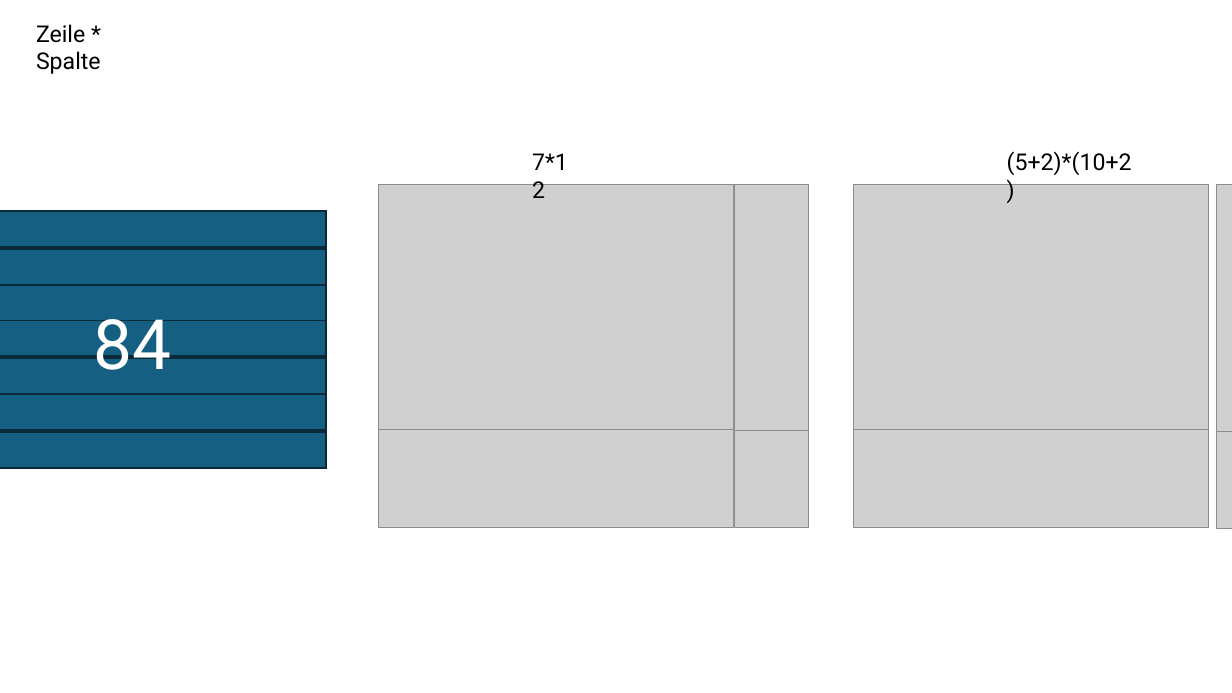
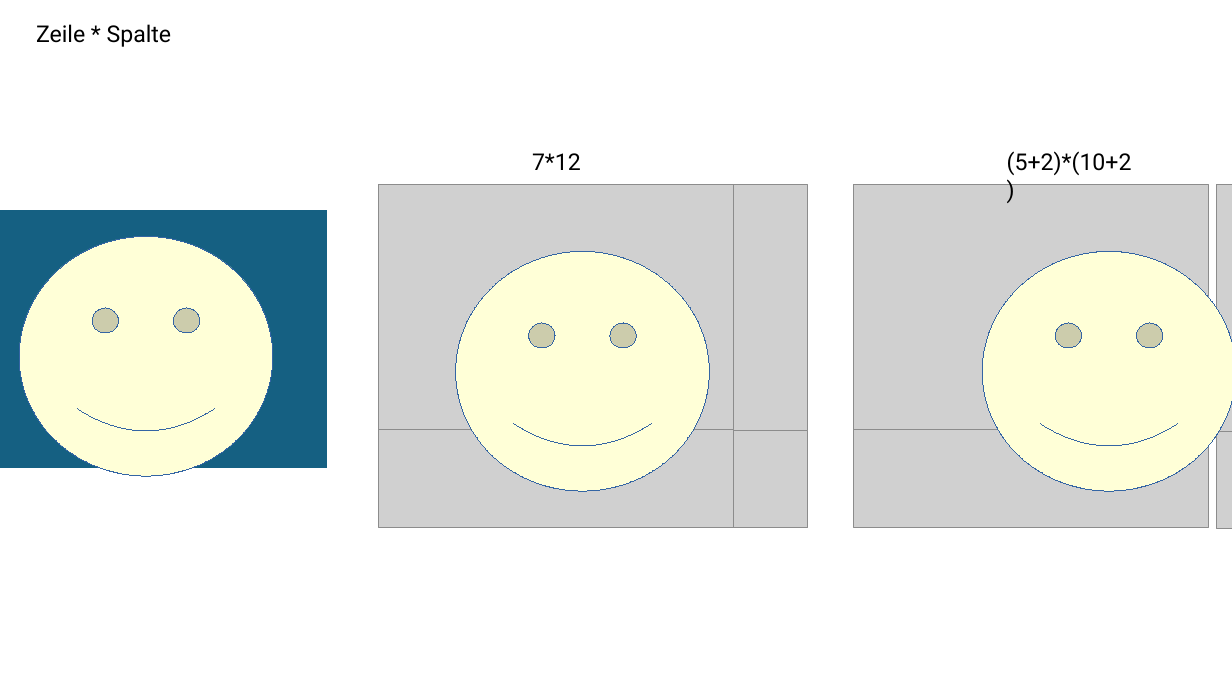
Before and after one commit to MismatchEta/divomath-VAMs, a slide deck: slide 7 of v4.0.0/Überlegungen_Rechteckfeld_250430.pptx. Drawn at 1232x693 pixels with LibreOffice and Linux fonts; fonts in the diff are those of the drawing; grey boxes stand for pictures. Boxes give left, top, right and bottom in pixels: in the first picture for what was removed or moved away, otherwise in the second. Text is boxed around its words. In the diff, an @@ line names an element or a change of style, - is before the commit and + after.

```diff
--- a/v4.0.0/Überlegungen_Rechteckfeld_250430.pptx
+++ b/v4.0.0/Überlegungen_Rechteckfeld_250430.pptx
@@ text "Zeile * Spalte" rewrapped from (x1=36, y1=24, x2=101, y2=74) to (x1=36, y1=24, x2=172, y2=47) @@
@@ text "7*12" rewrapped from (x1=532, y1=153, x2=568, y2=170) to (x1=532, y1=153, x2=581, y2=170) @@
@@ smiley face added at (x1=19, y1=237, x2=274, y2=476), fill #FFFFD7, outline #3465A4 0 pt @@
@@ smiley face added at (x1=456, y1=251, x2=710, y2=491), fill #FFFFD7, outline #3465A4 0 pt @@
@@ smiley face added at (x1=982, y1=251, x2=1232, y2=491), fill #FFFFD7, outline #3465A4 0 pt @@
@@ text "84" rewrapped from (x1=93, y1=319, x2=171, y2=370) to (x1=93, y1=307, x2=171, y2=333) @@
@@ outline #092A39 1.5 pt to #156082 1.5 pt in 7 elements at (x1=0, y1=211, x2=326, y2=247), (x1=0, y1=249, x2=326, y2=285), (x1=0, y1=285, x2=326, y2=321), (x1=0, y1=321, x2=326, y2=357), (x1=0, y1=359, x2=326, y2=395), (x1=0, y1=394, x2=326, y2=430), (x1=0, y1=432, x2=326, y2=468) @@
```
Also in this commit, not shown: 16 other slides changed, 16 other files.
